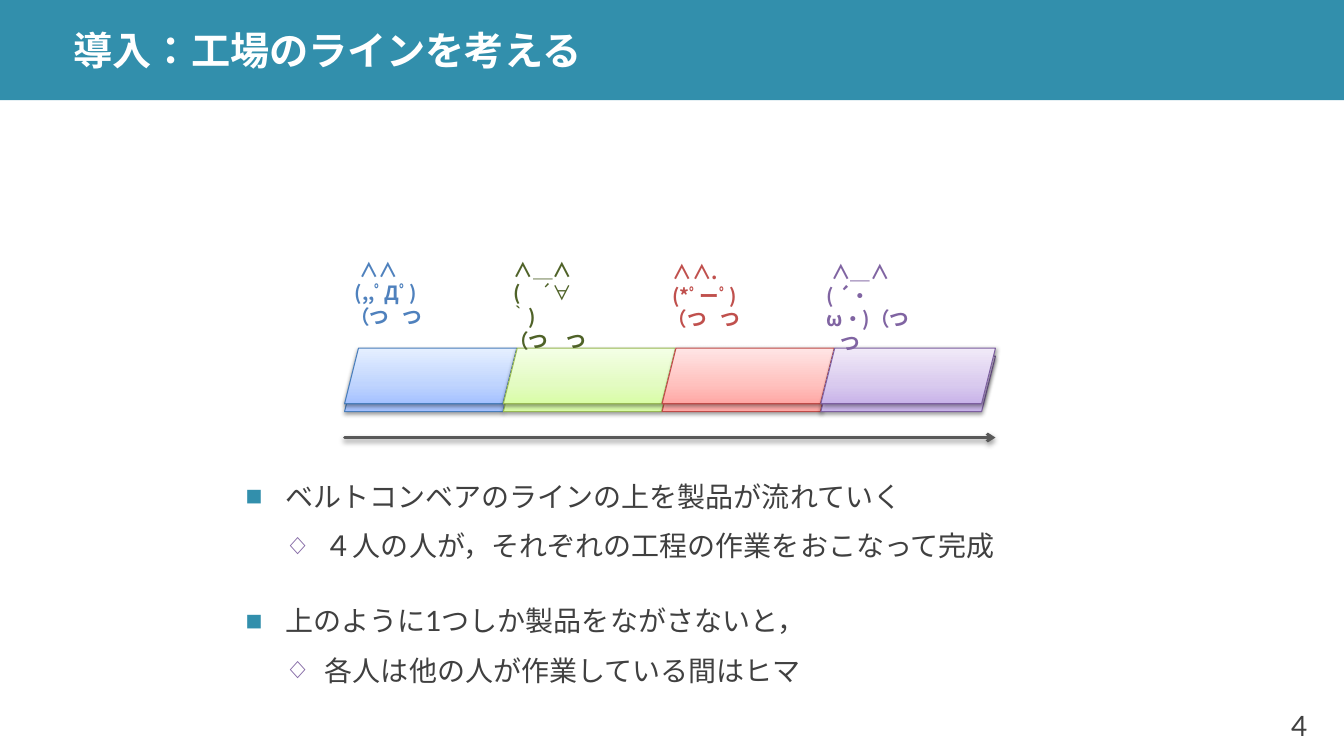
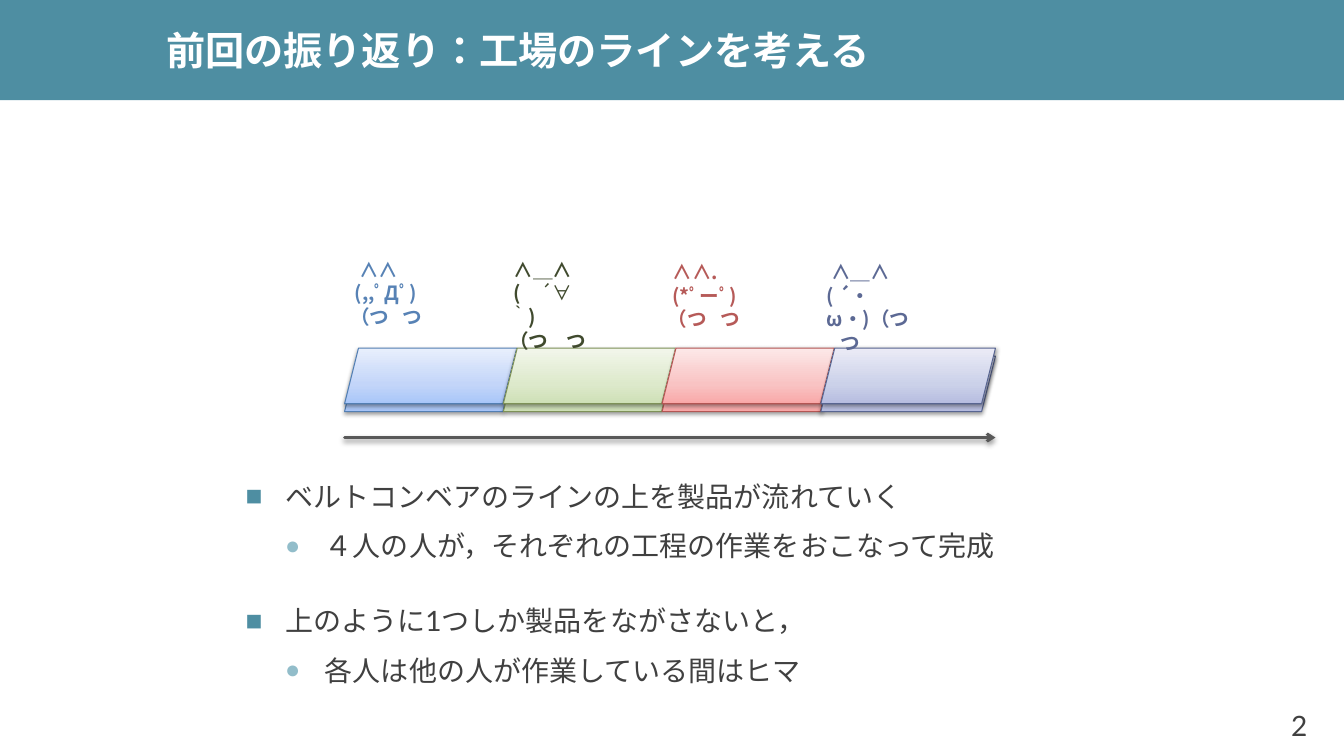
Before and after one commit to shioyadan/advanced-computer-organization, a slide deck: slide 2 of aco-shioya-04.pptx (slide 4 before the commit). Drawn at 1344x756 pixels with LibreOffice and Linux fonts; fonts in the diff are those of the drawing. Boxes give left, top, right and bottom in pixels: in the first picture for what was removed or moved away, otherwise in the second. Text is boxed around its words. In the diff, an @@ line names an element or a change of style, - is before the commit and + after.

```diff
--- a/aco-shioya-04.pptx
+++ b/aco-shioya-04.pptx
@@ rectangle at bbox=[0, 0, 1344, 100]: fill #328FAC to #4E8EA2 @@
@@ title at bbox=[166, 31, 869, 69]: text changed @@
-導入：工場のラインを考える
+前回の振り返り：工場のラインを考える
@@ text "∧＿∧" at bbox=[509, 327, 586, 353]: text colour #4F6228 to #404A2E @@
@@ text "∧＿∧" at bbox=[827, 285, 910, 350]: text colour #8064A2 to #5C6994 @@
@@ parallelogram at bbox=[345, 356, 517, 411]: fill gradient #A4C4FF to #BFD4FF to #E6EEFF to gradient #A9C6F9 to #C3D6F9 to #E7EFFE; outline #4B7EBC 0.75 pt to #537FB3 0.75 pt @@
@@ parallelogram at bbox=[345, 348, 517, 403]: fill gradient #A4C4FF to #BFD4FF to #E6EEFF to gradient #A9C6F9 to #C3D6F9 to #E7EFFE; outline #4B7EBC 0.75 pt to #537FB3 0.75 pt @@
@@ parallelogram at bbox=[503, 356, 676, 411]: fill gradient #DAFDA7 to #E4FCC2 to #F5FFE7 to gradient #D0E1B6 to #DDE9CC to #F2F7EB; outline #98B955 0.75 pt to #7F9259 0.75 pt @@
@@ parallelogram at bbox=[503, 348, 676, 403]: fill gradient #DAFDA7 to #E4FCC2 to #F5FFE7 to gradient #D0E1B6 to #DDE9CC to #F2F7EB; outline #98B955 0.75 pt to #7F9259 0.75 pt @@
@@ parallelogram at bbox=[662, 356, 835, 411]: fill gradient #FFA6A5 to #FFC0BF to #FFE7E7 to gradient #F9AAA9 to #FAC4C3 to #FEE7E7; outline #BF4C48 0.75 pt to #B45654 0.75 pt @@
@@ parallelogram at bbox=[662, 348, 835, 403]: fill gradient #FFA6A5 to #FFC0BF to #FFE7E7 to gradient #F9AAA9 to #FAC4C3 to #FEE7E7; outline #BF4C48 0.75 pt to #B45654 0.75 pt @@
@@ parallelogram at bbox=[821, 356, 995, 411]: fill gradient #C9B5E8 to #D8CBEE to #F0EAF9 to gradient #B6BEE1 to #CCD1E9 to #EBEDF7; outline #7D60A0 0.75 pt to #596692 0.75 pt @@
@@ parallelogram at bbox=[821, 348, 995, 403]: fill gradient #C9B5E8 to #D8CBEE to #F0EAF9 to gradient #B6BEE1 to #CCD1E9 to #EBEDF7; outline #7D60A0 0.75 pt to #596692 0.75 pt @@
@@ text "ベルトコンベアのラインの上を製品が流れていく" at bbox=[285, 483, 995, 684]: bullet colour #328FAC to #4E8EA2; bullet ◇ to ●; bullet colour #8064A2 to #92BDCA @@
@@ page number at bbox=[1291, 715, 1307, 736]: text changed @@
-4
+2
```
Also in this commit, not shown: 46 other slides changed, 60 slides added, 44 slides removed, 2 other files.
